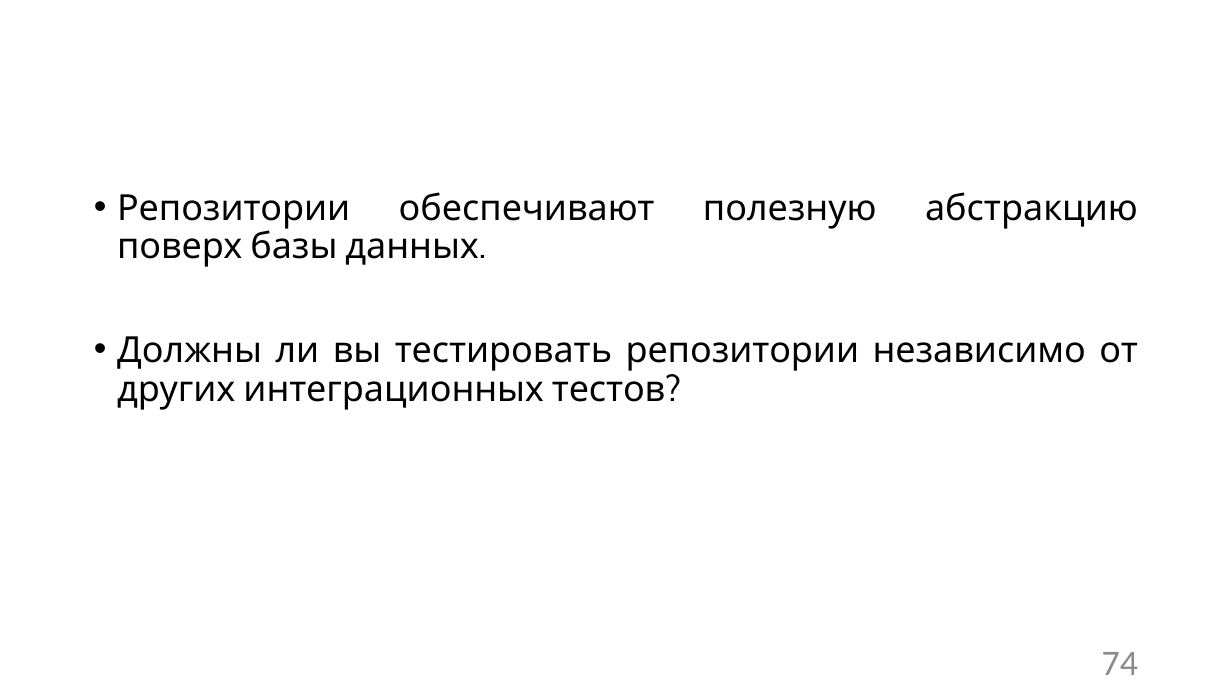
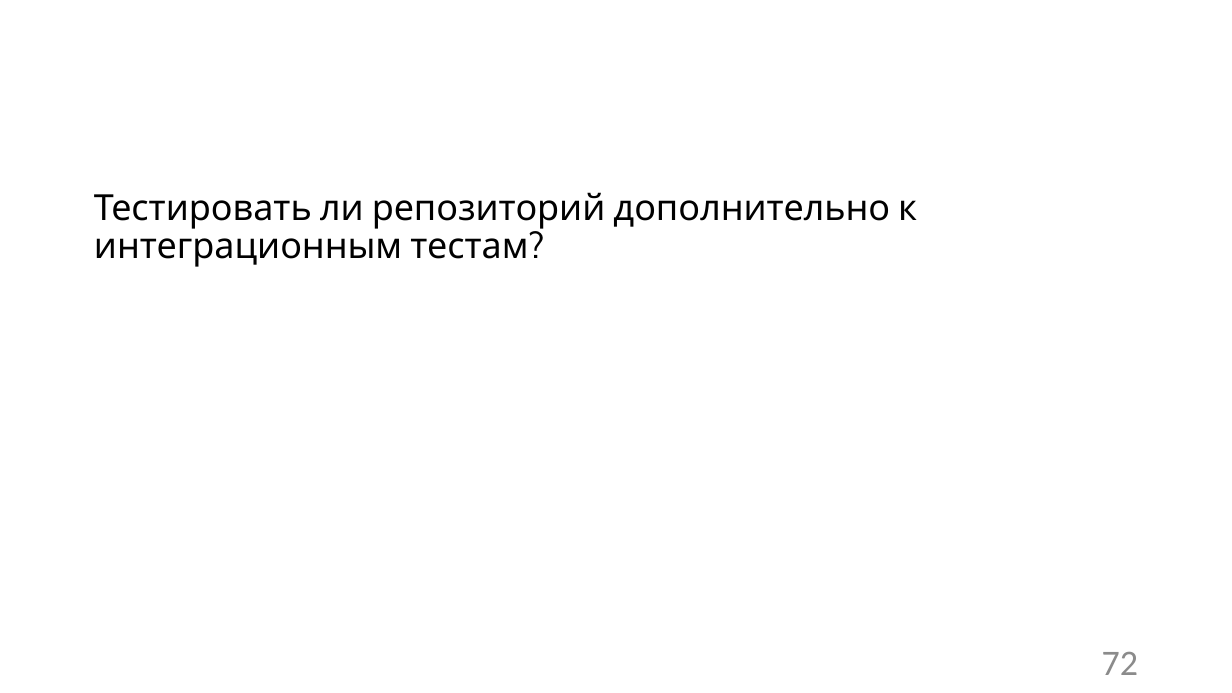
Before and after one commit to Sa1Gur/DbTest.Containers, a slide deck: slide 72 of DbaseTesting.pptx (slide 74 before the commit). Drawn at 1232x693 pixels with LibreOffice and Linux fonts; fonts in the diff are those of the drawing; background and template pictures are left out. Boxes give left, top, right and bottom in pixels: in the first picture for what was removed or moved away, otherwise in the second. Text is boxed around its words. In the diff, an @@ line names an element or a change of style, - is before the commit and + after.

```diff
--- a/DbaseTesting.pptx
+++ b/DbaseTesting.pptx
@@ text at (94, 192, 917, 267): text changed @@
-• Репозитории обеспечивают полезную абстракцию поверх базы данных.
-• Должны ли вы тестировать репозитории независимо от других интеграционных тестов?
+Тестировать ли репозиторий дополнительно к интеграционным тестам?
@@ page number at (1102, 652, 1138, 675): text changed @@
-74
+72
```
Also in this commit, not shown: 13 other slides changed, 2 slides removed, 5 other files.
